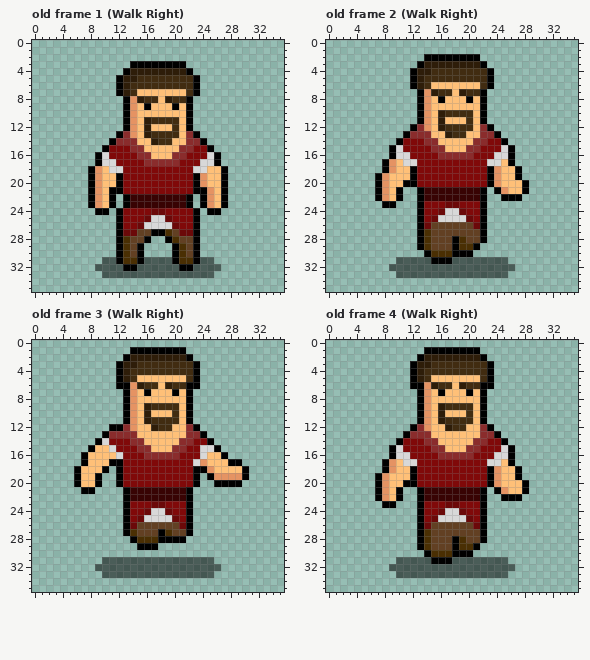
One commit to this pixel-art file: .Aseprite Files/Character Sprites/Villager Sprite Sheet.aseprite. That is the earlier state.
36x36 pixels, 8 frames. Shown: old frame 1 (Walk Right), old frame 2 (Walk Right), old frame 3 (Walk Right), old frame 4 (Walk Right). The commit also changed other frames, which this record leaves out.
The same view after the edit:
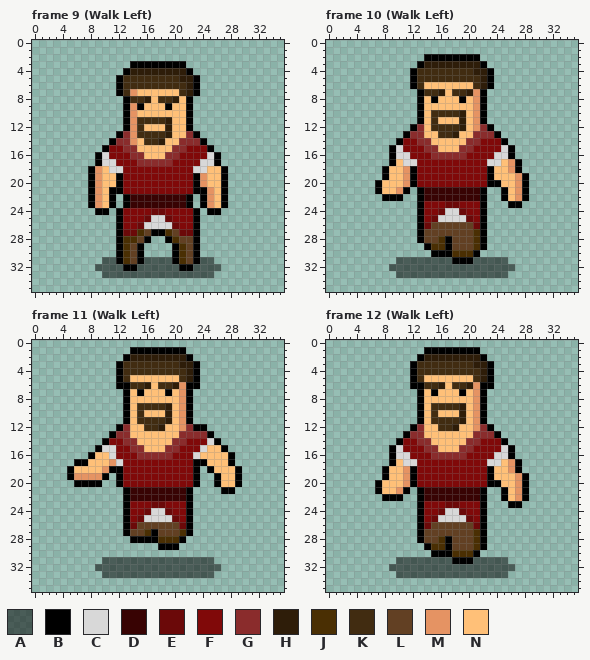
Palette (. is transparent): A #00000082  B #000000  C #d8d8d8  D #380303  E #6b0909  F #800909  G #8a2c2c  H #2e1d09  J #4a2f03  K #412c11  L #624023  M #e59363  N #ffc078
A new or re-ordered frame is compared with the old frame closest to it.
From old to new:
frames 8 -> 16
Changed rows in their new state; - is an unchanged pixel.
Frame 9 (Walk Left) is new; against old frame 1 (Walk Right), layer "Villager":
first column x 13:
 5 KK------HH
 6 K--------H
 7 KM------KH
 8 -KKHNKKHN-
 9 --BN--BN--
11 --KK--HN--
12 --KN--HN--
13 --KK--HN--
14 -M-KKHN-G-
15 G-N----G-F
16 -G-N--G-F-
17 --G----F--
first column x 14:
27 -J-------
28 J--------
31 L-------L
Frame 10 (Walk Left) is new; against old frame 2 (Walk Right), layer "Villager":
first column x 7:
 4 ------KK------HH------
 5 ------K--------H------
 6 ------KN------KH------
 7 -------KKHNKKHM-------
 8 -------NBN--BNM-------
 9 -------N------M-------
10 -------NKK--HNM-------
11 -------NKN--HNM-------
12 -------NKK--HNM-------
13 -------N-KKHN-G-------
14 ------G-N----G-F------
15 -------G-N--G-F-------
16 --------G----F--------
17 -.B----------------MB-
18 --N-M------------N-M--
19 .B--M------------N--MB
20 -N--M------------B--M-
21 -N-MB------------.B-M-
22 .BB----------------NMB
23 -..----------------BB-
first column x 13:
27 -L------J-
28 -L-JBLL-J-
29 .BJJBLLLJB
30 -.BBBJJJB-
31 --AAABBB--
Frame 11 (Walk Left) is new; against old frame 3 (Walk Right), layer "Villager":
first column x 5:
 3 --------KK------HH--------
 4 --------K--------H--------
 5 --------KN------KH--------
 6 ---------KKHNKKHM---------
 7 ---------NBN--BNM---------
 8 ---------N------M---------
 9 ---------NKK--HNM---------
10 ---------NKN--HNM---------
11 ---------NKK--HNM---------
12 ------.--N-KKHN-M--B------
13 -----.B--N------G--GB-----
14 ----.B--G-N----G-F--CB----
15 ---.BC---G-N--G-F---NNB---
16 --.B--CF--G----F--CN--NB--
17 -B----MC----------BB----.-
18 BN---MB------------.B---B.
19 BMMMMB--------------.BNNB.
20 --BB------------------NN--
21 --..------------------BB--
first column x 14:
27 L-JBLL-J
28 -BBBJJJ-
29 -...BBB-
Frame 12 (Walk Left) is new; against old frame 4 (Walk Right), layer "Villager":
first column x 7:
 3 ------KK------HH------
 4 ------K--------H------
 5 ------KN------KH------
 6 -------KKHNKKHM-------
 7 -------NBN--BNM-------
 8 -------N------M-------
 9 -------NKK--HNM-------
10 -------NKN--HNM-------
11 -------NKK--HNM-------
12 -------N-KKHN-M-------
13 -------N------G-------
14 ------G-N----G-F------
15 -------G-N--G-F-------
16 --------G----F--------
17 -.B----------------MB-
18 --N-M------------N-M--
19 .B--M------------N--MB
20 -N--M------------B--M-
21 -N-MB------------.B-M-
22 .BB----------------NMB
23 -..----------------BB-
first column x 13:
27 -L------J-
28 -L-JBLL-J-
29 .BJJBLLLJB
30 -.BBBJJJB-
31 --AAABBB--
